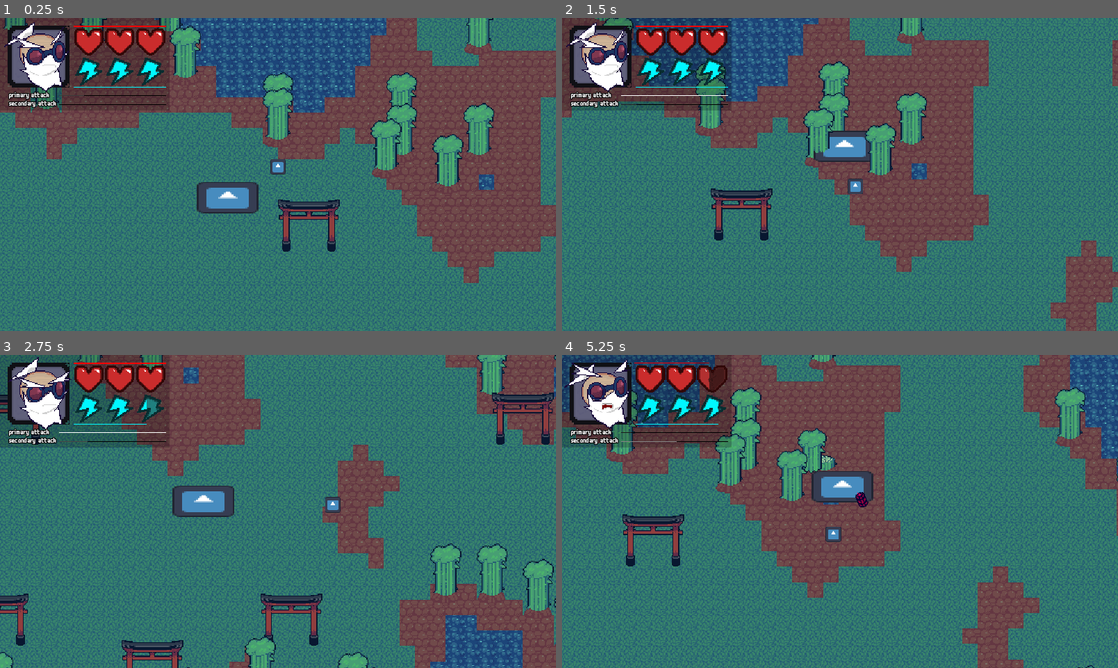
Above: before the commit, frames 1-4 (two rows, left to right).
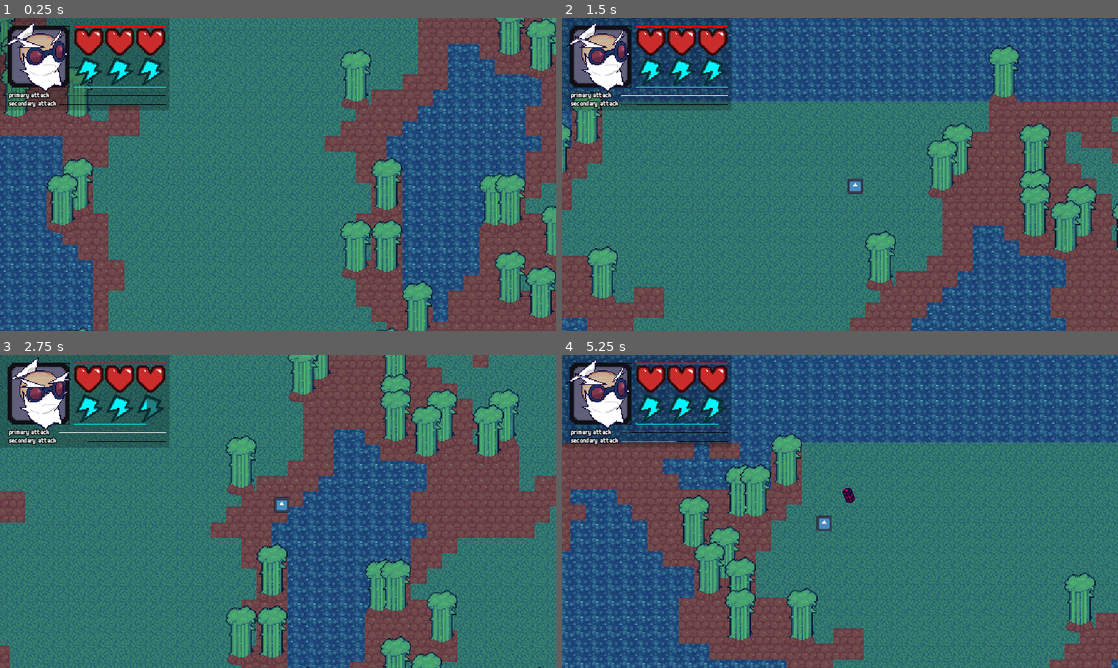
Above: after the commit, the same moments.

Repository: slotling/collateral-damage-gwj71
Game: Godot game, scene res://Scenes/Root/world.tscn
The game is run twice, just before and just after one commit, with the same random seed, the same clock (stepped at 60 frames per second) and the same inputs. The engine's default icon, where the game draws it, is replaced by a stand-in: a white triangle on a blue panel in a dark square.
Inputs (mouse positions are in pixels of both pictures, inside the frame that each line leads up to):
- Up to frame 1 (0.25 s): no input
- Up to frame 2 (1.5 s): move the mouse to (962, 158) at 0.52 s; hold D (right) 0.53-1.28 s; click (962, 158) at 0.6 s; move the mouse to (728, 190) at 1.27 s; hold S (backward) from 1.28 s (still down); right-click (728, 190) at 1.35 s
- Up to frame 3 (2.75 s): move the mouse to (333, 442) at 2.02 s; release S (backward) at 2.03 s; hold D (right) from 2.03 s (still down); hold Shift (run) from 2.03 s (still down)
- Up to frame 4 (5.25 s): move the mouse to (812, 574) at 2.77 s; release D (right) at 2.78 s; release Shift (run) at 2.78 s; hold W (forward) 2.78-3.53 s; click (812, 574) at 2.85 s; move the mouse to (1006, 558) at 3.52 s; hold A (left) 3.53-5.03 s; right-click (1006, 558) at 3.6 s; move the mouse to (673, 464) at 4.27 s; tap Shift (run) at 4.35 s; move the mouse to (867, 511) at 5.02 s; hold S (backward) from 5.03 s (still down); click (867, 511) at 5.1 s

The runs differ from the first frame. In frame 1, 63% of the frame differs, in the area x 0-100%, y 0-100%; in frame 2, 55%; in frame 3, 59%; in frame 4, 64%.

Commit message:
Update world.tscn

Diff:
--- a/Scenes/Root/world.tscn
+++ b/Scenes/Root/world.tscn
@@ -1,9 +1,8 @@
-[gd_scene load_steps=5 format=3 uid="uid://dxacdto1scojh"]
+[gd_scene load_steps=4 format=3 uid="uid://dxacdto1scojh"]
 
 [ext_resource type="PackedScene" uid="uid://d3hrl4tjnukfe" path="res://Scenes/Generation/terrain.tscn" id="1_r6r10"]
 [ext_resource type="PackedScene" uid="uid://djorhqqn1rked" path="res://Scenes/Entities/Characters/demolitionist_player.tscn" id="2_0m2oe"]
 [ext_resource type="PackedScene" uid="uid://14wcwtgp2v2v" path="res://Handlers/wave_handler.tscn" id="4_apm3v"]
-[ext_resource type="PackedScene" uid="uid://c8tiawpo7kom1" path="res://Scenes/Entities/Enemies/panda_enemy.tscn" id="4_n3t1o"]
 
 [node name="World" type="Node2D" groups=["main"]]
 y_sort_enabled = true
@@ -17,10 +16,6 @@
 
 [node name="Terrain" parent="." instance=ExtResource("1_r6r10")]
 z_index = -2
-debugNoRelocate = true
 size = Vector2(100, 100)
 
 [node name="DemolitionistPlayer" parent="." instance=ExtResource("2_0m2oe")]
-
-[node name="Panda_Enemy" parent="." instance=ExtResource("4_n3t1o")]
-position = Vector2(-104, 80)
